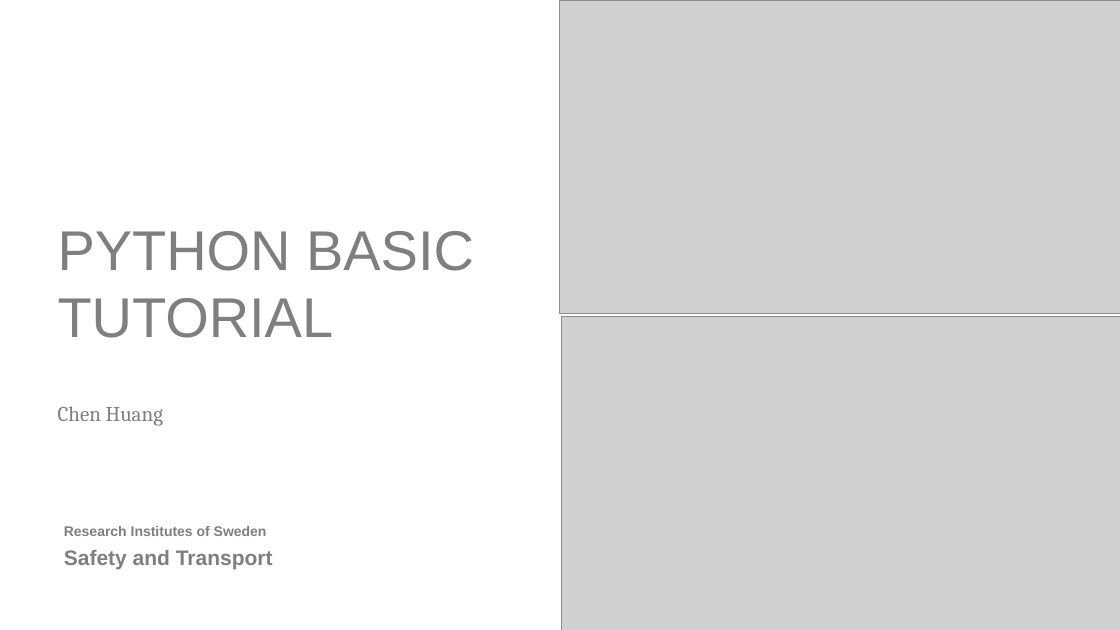
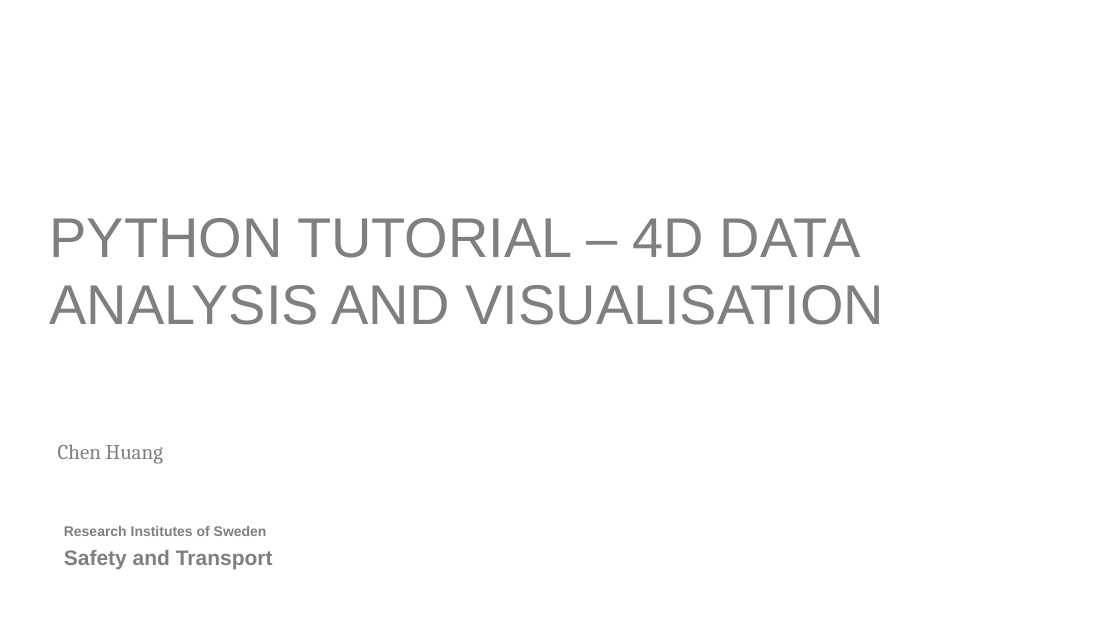
Before and after one commit to cenghu/python_tutorial, a slide deck: slide 1 of python_tutorial.pptx. Drawn at 1120x630 pixels with LibreOffice and Linux fonts; fonts in the diff are those of the drawing; grey boxes stand for pictures; background and template pictures are left out. Boxes give left, top, right and bottom in pixels: in the first picture for what was removed or moved away, otherwise in the second. Text is boxed around its words. In the diff, an @@ line names an element or a change of style, - is before the commit and + after.

```diff
--- a/python_tutorial.pptx
+++ b/python_tutorial.pptx
@@ picture removed at bbox=[560, 0, 1120, 313] @@
@@ title at bbox=[50, 218, 885, 325]: text changed @@
-PYTHON BASIC TUTORIAL
+PYTHON TUTORIAL – 4D DATA ANALYSIS AND VISUALISATION
@@ picture removed at bbox=[562, 317, 1120, 630] @@
@@ subtitle "Chen Huang": place and size @@
-subtitle "Chen Huang" at bbox=[58, 406, 163, 426]
+subtitle "Chen Huang" at bbox=[58, 444, 163, 464]
```
Also in this commit, not shown: 3 other slides changed, 2 slides added, 2 other files.
